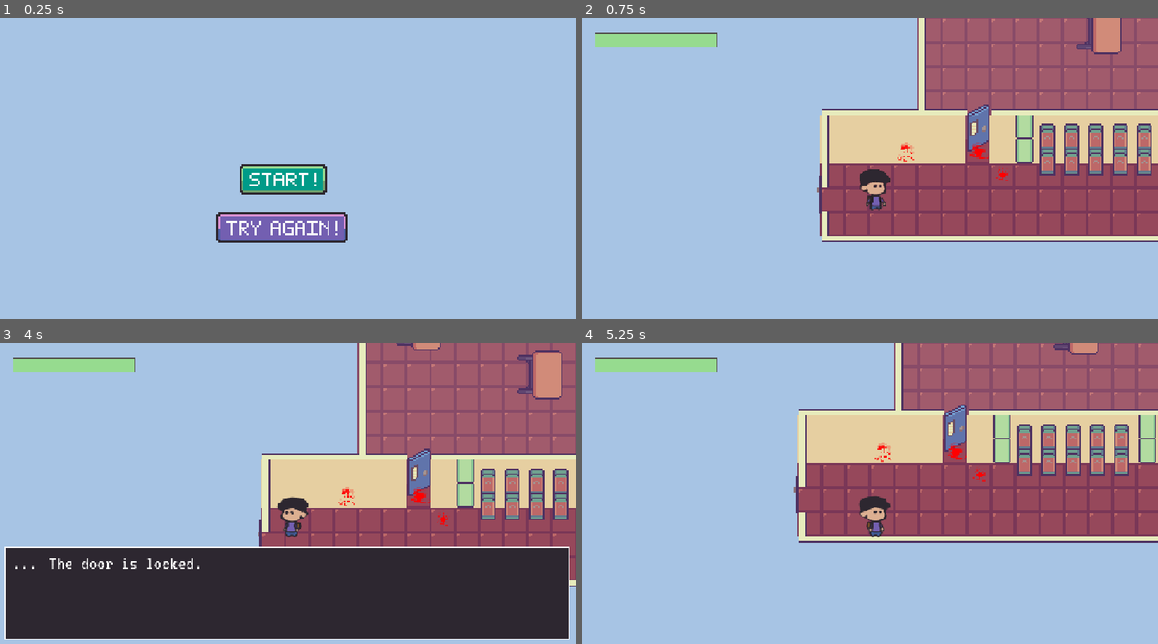
Above: before the commit, frames 1-4 (two rows, left to right).
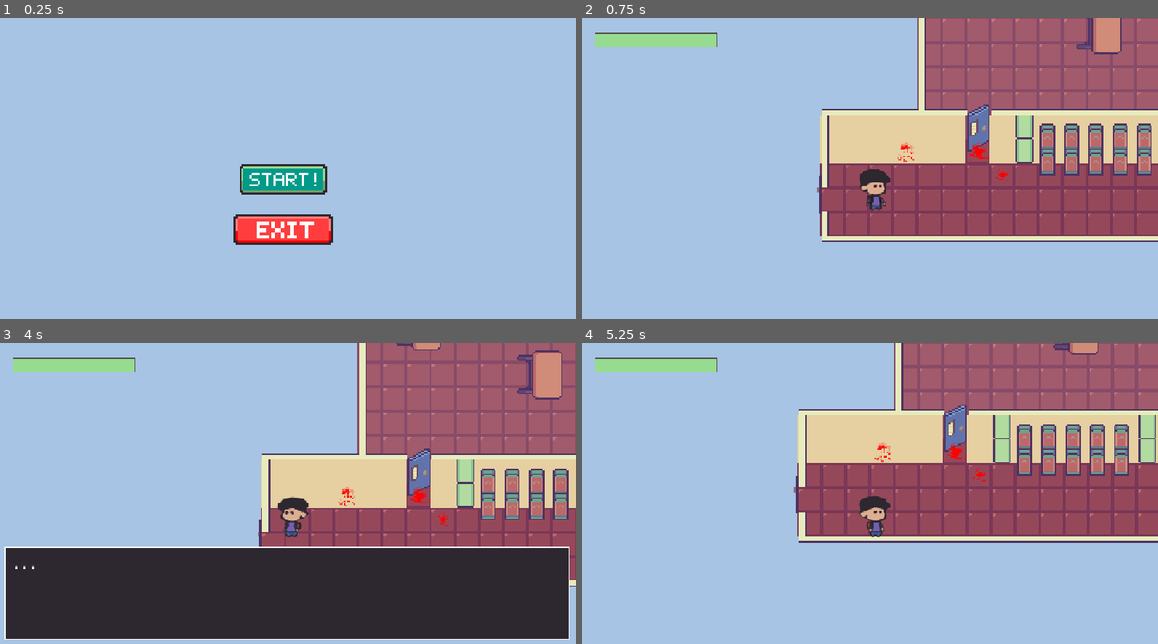
Above: after the commit, the same moments.

Repository: seat-gull/Sunny-Street-Daycare
Game: Godot game, scene res://main menu.tscn
Two runs of this game, one before a commit and one after it. Both use one fixed random seed, a clock stepped at 60 frames per second and the inputs below.
Inputs (mouse positions are in pixels of both pictures, inside the frame that each line leads up to):
- Up to frame 1 (0.25 s): no input
- Up to frame 2 (0.75 s): click (864, 180) at 0.5 s
- Up to frame 3 (4 s): tap Enter at 1.25, 2.75 s; move the mouse to (253, 571) at 1.27 s; hold W (move_up) 1.28-2.78 s; tap E (interact) at 1.35, 2.3, 2.85, 3.5, 3.8 s; click (253, 571) at 1.42 s; tap Space (dash) at 2, 2.1 s; move the mouse to (460, 556) at 2.02 s; move the mouse to (109, 457) at 2.77 s; hold A (move_left) from 2.78 s (still down); move the mouse to (316, 505) at 3.52 s; tap Alt at 3.6 s; click (316, 505) at 3.67 s
- Up to frame 4 (5.25 s): move the mouse to (777, 424) at 4.27 s; release A (move_left) at 4.28 s; hold S (move_down) 4.28-5.03 s; tap Shift at 4.35 s; tap E (interact) at 4.55, 5.1 s; move the mouse to (996, 490) at 5.02 s; hold D (move_right) from 5.03 s (still down)

The runs differ from the first frame. In frame 1, 2.4% of the frame differs, in the area x 37-61%, y 64-76%; in frame 2, nothing differs; in frame 3, 0.3%; in frame 4, nothing differs.

Commit message:
door fixes and exit

Diff:
--- a/main menu.tscn
+++ b/main menu.tscn
@@ -2,6 +2,7 @@
 
 [ext_resource type="Texture2D" uid="uid://cu7owqm7h6kum" path="res://assets/Start.png" id="1_7mewq"]
 [ext_resource type="Texture2D" uid="uid://5nok63ocgsw3" path="res://assets/Try again.png" id="2_bajiw"]
+[ext_resource type="Texture2D" uid="uid://b1ayvm633eyfv" path="res://assets/exit button.png" id="2_f0j1r"]
 
 [sub_resource type="GDScript" id="GDScript_gee14"]
 script/source = "extends Control
@@ -60,7 +61,24 @@
 offset_bottom = 130.0
 grow_horizontal = 2
 grow_vertical = 2
+texture_normal = ExtResource("2_f0j1r")
+
+[node name="Button3" type="TextureButton" parent="." unique_id=889573953]
+visible = false
+layout_mode = 1
+anchors_preset = 8
+anchor_left = 0.5
+anchor_top = 0.5
+anchor_right = 0.5
+anchor_bottom = 0.5
+offset_left = -136.0
+offset_top = 62.0
+offset_right = 132.0
+offset_bottom = 130.0
+grow_horizontal = 2
+grow_vertical = 2
 texture_normal = ExtResource("2_bajiw")
 
 [connection signal="pressed" from="Button" to="." method="_on_start_pressed"]
 [connection signal="pressed" from="Button2" to="." method="_on_exit_pressed"]
+[connection signal="pressed" from="Button3" to="." method="_on_exit_pressed"]
--- a/scenes/key.tscn
+++ b/scenes/key.tscn
@@ -6,17 +6,17 @@
 script/source = "extends Area2D
 @export var textbox: CanvasLayer
 
-var key_is_in_inv: bool = false
-
 func _ready() -> void:
 	body_entered.connect(pickup)
 
 func pickup(body: Node2D) -> void:
 	if body.is_in_group(\"player\"):
-		if key_is_in_inv == false:
+		if body.key_is_in_inv == false:
 			textbox.animate_text(\"You got a red key!\",\"n\")
-			key_is_in_inv = true
+			body.key_is_in_inv = true
 			queue_free()
+		else:
+			textbox.hide()
 "
 
 [sub_resource type="AtlasTexture" id="AtlasTexture_fttkb"]
--- a/scripts/doors.gd
+++ b/scripts/doors.gd
@@ -4,22 +4,29 @@
 
 var player_nearby: bool = false
 var door_open: bool = false
+var player_ref: Node2D = null
+
 
 func _ready() -> void:
 	body_entered.connect(entered)
 	body_exited.connect(exited)
 
 func _process(delta: float) -> void:
-	if player_nearby and not door_open:
+	if player_nearby and not door_open and player_ref:
 		if Input.is_action_just_pressed("interact"):
-			textbox.animate_text("The door is locked.","n")
+			if player_ref.key_is_in_inv:
+				textbox.animate_text("Door opens","n")
+			else:
+				textbox.animate_text("The door is locked. Try finding a key...","n")
 
 func entered(body: Node2D) -> void:
 	if body.is_in_group("player") and not door_open:
 		player_nearby = true
+		player_ref = body
 		textbox.animate_text("Press E to open door","n")
 
 func exited(body: Node2D) -> void:
 	if body.is_in_group("player") and not door_open:
 		player_nearby = false
+		player_ref = null
 		textbox.hide_textbox()
--- a/scripts/playermovement.gd
+++ b/scripts/playermovement.gd
@@ -11,6 +11,8 @@
 
 var max_health: int = 100
 var health: int = 100
+
+var key_is_in_inv: bool = false
 
 func _ready() -> void:
 	start_position = global_position
Binary file added: assets/exit button.png
Not shown, added: assets/exit button.png.import
